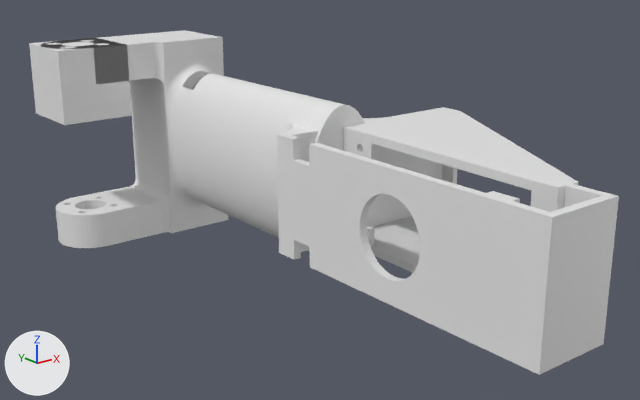
One commit to the COLLADA model grabberpickup.dae: the scene before it, then after it.
Camera for both pictures: a 50 mm lens placed at (-10.32, -23.71, 4.24), pointed at (2.8, -7.31, -2.32). The lights are fixed; the arrows at lower left show +X, +Y and +Z. Where no turn or scale is listed for an object, it has been applied to the vertices.

The first picture shows 'Cube', 'ThickPickerRev'.
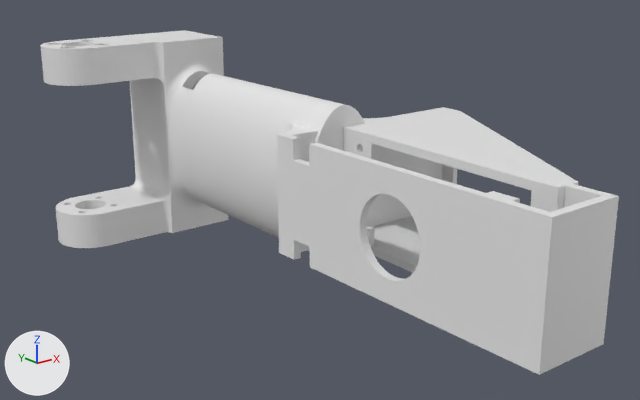
Location of each change, (x1, y1, x2, y2) in pixels of the pictures (640 x 400 px):
```json
{"object": "Cube", "change": "deleted", "before": [29, 38, 132, 125]}
{"part": 1, "of": "me_thickpickerrev", "change": "shading changed", "before": [41, 30, 619, 375], "after": [41, 30, 619, 375]}
```

Edits to the scene script, one JSON object a line:
```json
{"block": "me_thickpickerrev", "where": "me_thickpickerrev.from_pydata(...)  # 4376 vertices, 8820 faces; spans x -1.0..6.6, y -15.2..1.0, z -4.7..1.0"}
{"block": "me_thickpickerrev", "where": "# used by ob_thickpickerrev; location = (0.0, 0.0, 0.0)"}
{"block": "me_thickpickerrev", "change": "me_thickpickerrev part 1: edges marked sharp go from 7189 to 0"}
{"op": "remove", "block": "ob_cube", "code": ["ob_cube = bpy.data.objects.new('Cube', me_cube)", "ob_cube.location = (0.0, 0.0, 0.0)"]}
```
